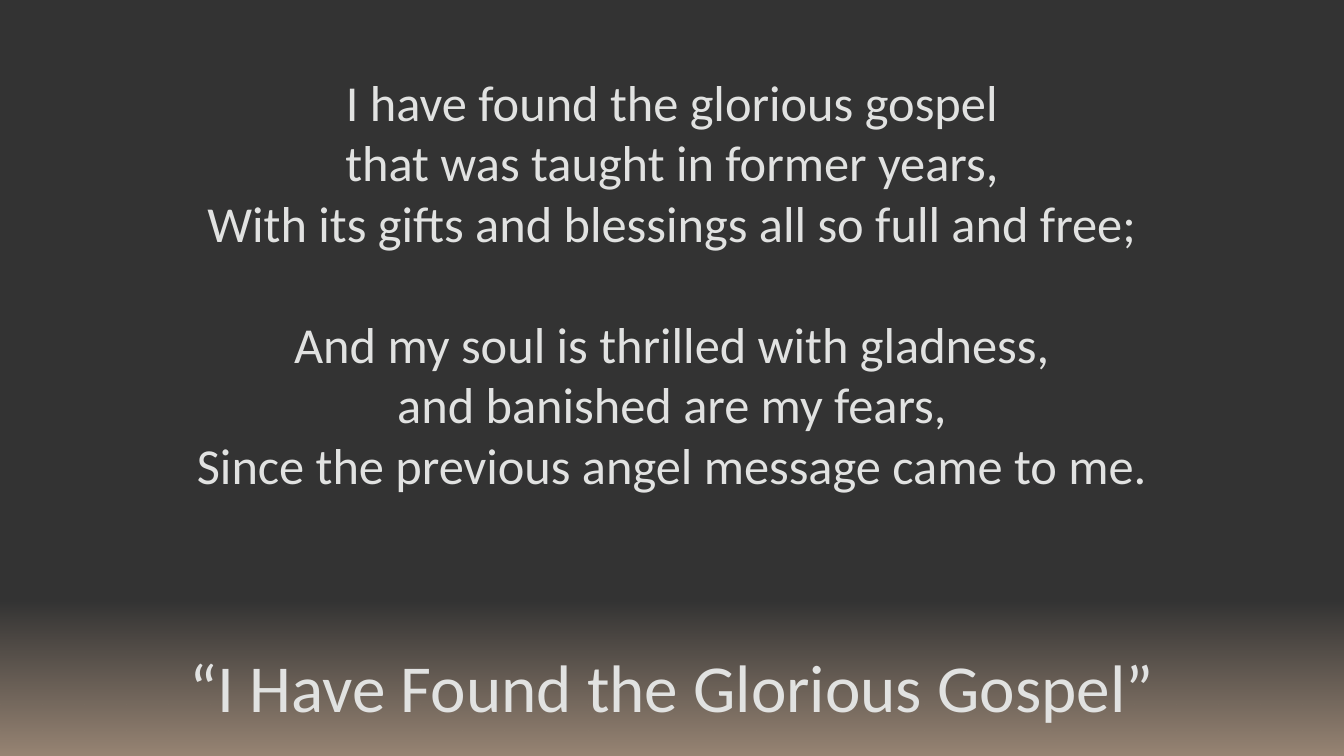
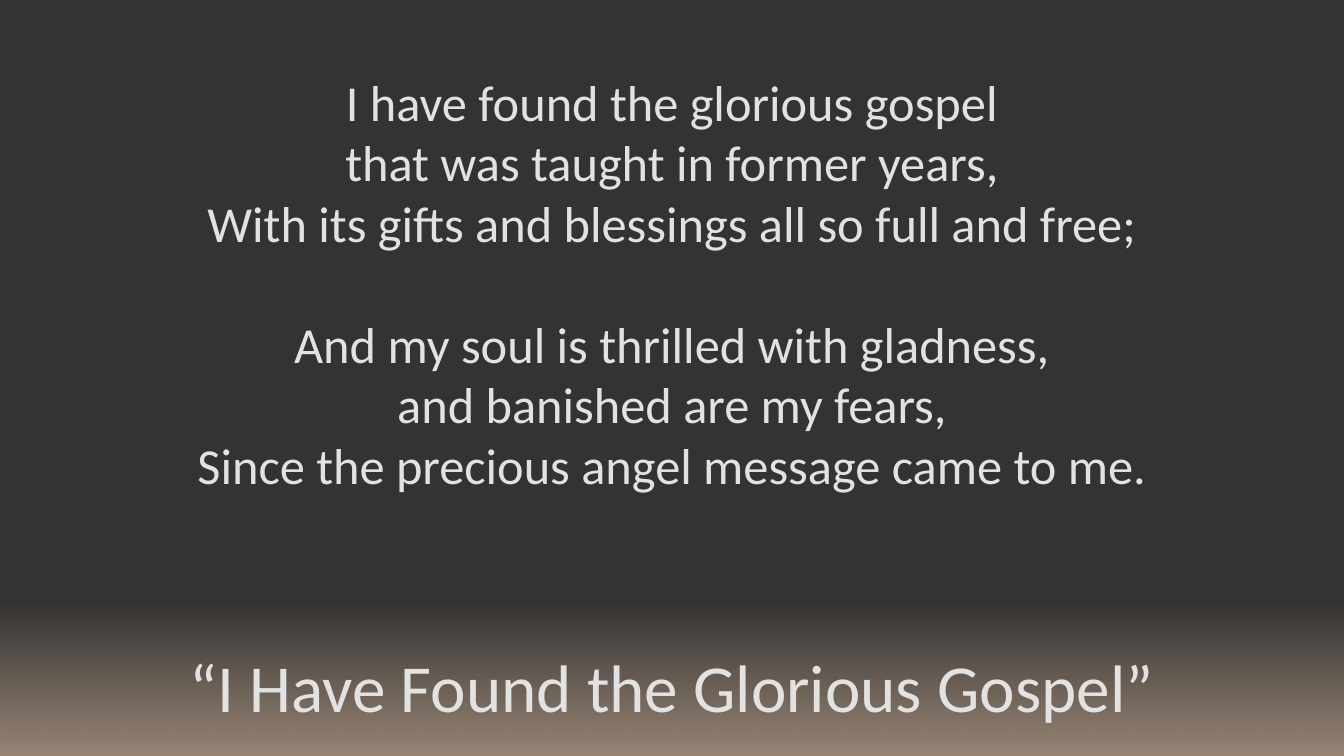
Before and after one commit to kevinmcmilian/ZarahemlaHymnPPTs, a slide deck: slide 1 of 284 - I Have Found the Glorious Gospel.pptx. Drawn at 1344x756 pixels with LibreOffice and Linux fonts; fonts in the diff are those of the drawing. Boxes give left, top, right and bottom in pixels: in the first picture for what was removed or moved away, otherwise in the second. Text is boxed around its words. In the diff, an @@ line names an element or a change of style, - is before the commit and + after.

Commit message:
Fixed #284

```diff
--- a/284 - I Have Found the Glorious Gospel.pptx
+++ b/284 - I Have Found the Glorious Gospel.pptx
@@ text at [197,449,1146,493]: text changed @@
-Since the previous angel message came to me.
+Since the precious angel message came to me.
```
Also in this commit, not shown: 1 other slide changed.
